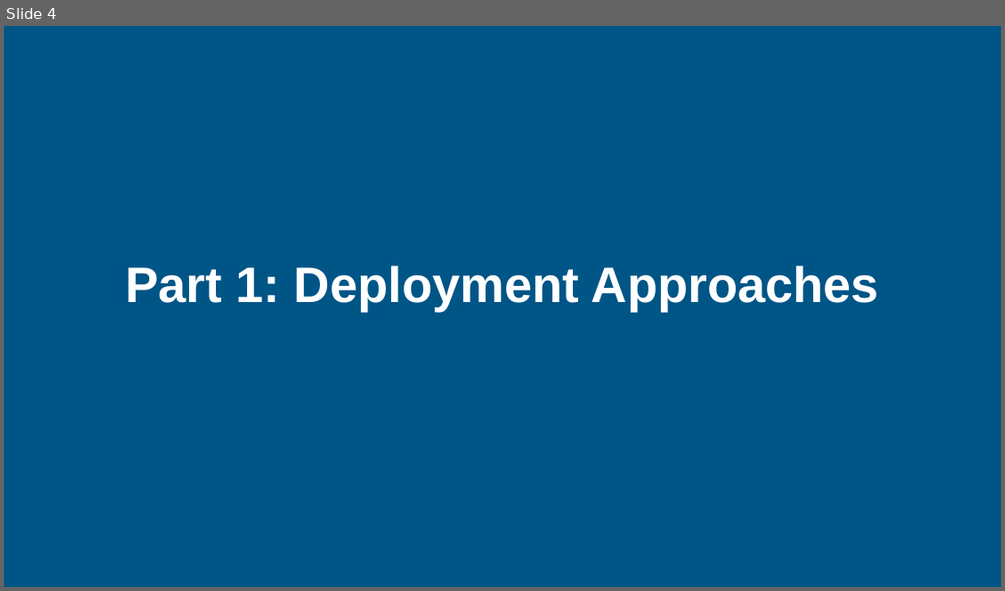
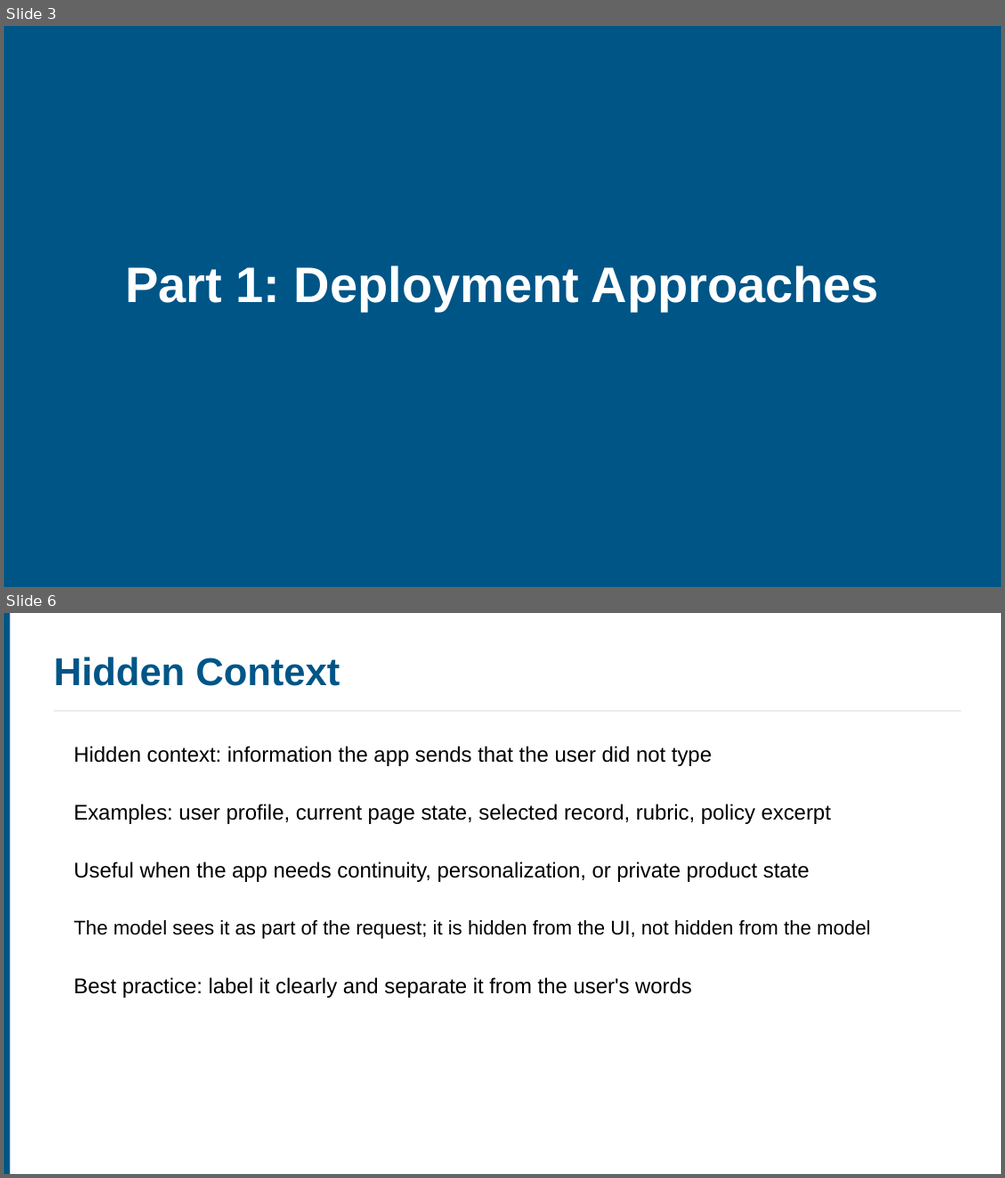
Before and after one commit to ucla-anderson-SSAI/SSAI, a slide deck: Slides/Week 8/Week8.pptx. Shown one above the other, each under a label of ours: slide 4 before the commit, slides 3 and 6 after it; the slides between them are not shown. The pictures are 1005x591 and 1005x1178 pixels, drawn with LibreOffice and Linux fonts; fonts in the diff are those of the drawing. Boxes give left, top, right and bottom in pixels: in the first picture for what was removed or moved away, otherwise in the second. Text is boxed around its words. In the diff, an @@ line names an element or a change of style, - is before the commit and + after.

```diff
--- a/Slides/Week 8/Week8.pptx
+++ b/Slides/Week 8/Week8.pptx
@@ slide 6 added at <box>4,613,1001,1174</box>, background #FFFFFF @@
@@ rectangle added at <box>4,613,10,1174</box>, fill #005587 @@
@@ text added at <box>54,657,340,686</box>, 28 pt, text #005587, bold @@
+Hidden Context
@@ line added from (54, 711) to (961, 711), #E8E8E8 1 pt @@
@@ text added at <box>73,746,712,766</box>, 15.4 pt, text #000000 @@
+Hidden context: information the app sends that the user did not type
@@ text added at <box>73,803,831,824</box>, 15.4 pt, text #000000 @@
+Examples: user profile, current page state, selected record, rubric, policy excerpt
@@ text added at <box>73,861,809,882</box>, 15.4 pt, text #000000 @@
+Useful when the app needs continuity, personalization, or private product state
@@ text added at <box>73,920,870,939</box>, 14.2 pt, text #000000 @@
+The model sees it as part of the request; it is hidden from the UI, not hidden from the model
@@ text added at <box>73,977,692,997</box>, 15.4 pt, text #000000 @@
+Best practice: label it clearly and separate it from the user's words
@@ what was slide 4 is now slide 3 @@
```
Also in this commit, not shown: 8 slides changed, 11 other slides added, 35 slides removed, 8 other files.
